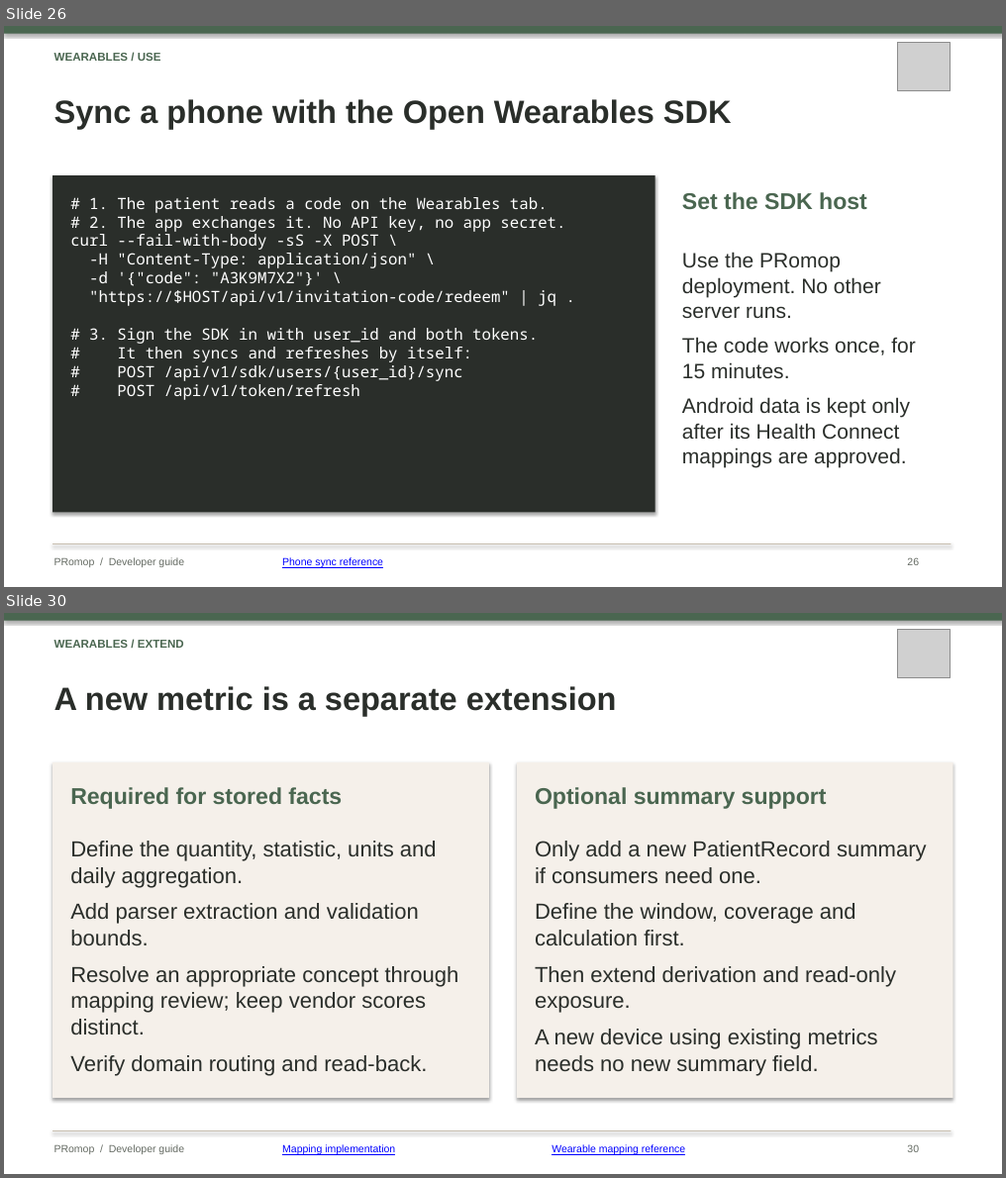
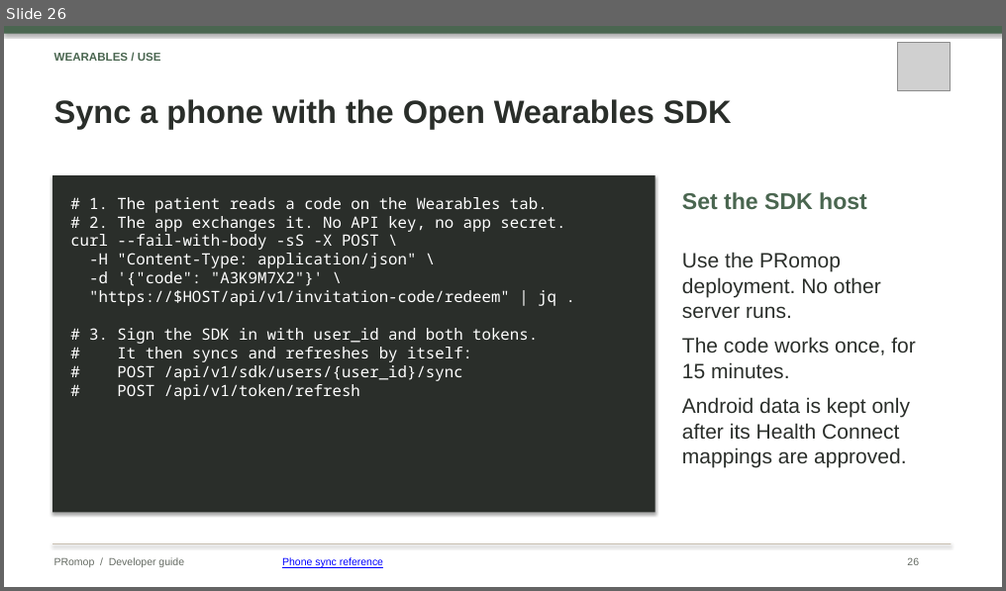
Before and after one commit to healthkey-ai/promop, a slide deck: PRomop_Developer_Guide.pptx. Shown one above the other, each under a label of ours: slides 26 and 30 before the commit, slide 26 after it; the slides between them are not shown. The pictures are 1006x1178 and 1006x591 pixels, drawn with LibreOffice and Linux fonts; fonts in the diff are those of the drawing; grey boxes stand for pictures. Boxes give left, top, right and bottom in pixels: in the first picture for what was removed or moved away, otherwise in the second. Text is boxed around its words. In the diff, an @@ line names an element or a change of style, - is before the commit and + after.

```diff
--- a/PRomop_Developer_Guide.pptx
+++ b/PRomop_Developer_Guide.pptx
@@ slide 30 removed at (4, 613, 1002, 1174), background #FFFFFF @@
@@ rectangle removed at (4, 613, 1002, 621) @@
@@ text removed at (54, 640, 184, 648) @@
-WEARABLES / EXTEND
@@ picture removed at (898, 630, 950, 677) @@
@@ text removed at (54, 686, 617, 716) @@
-A new metric is a separate extension
@@ rectangle removed at (53, 762, 489, 1098) @@
@@ text removed at (70, 787, 342, 809) @@
-Required for stored facts
@@ rectangle removed at (517, 762, 953, 1098) @@
@@ text removed at (535, 787, 827, 809) @@
-Optional summary support
@@ text removed at (70, 841, 459, 1076) @@
-Define the quantity, statistic, units and daily aggregation.
-Add parser extraction and validation bounds.
-Resolve an appropriate concept through mapping review; keep vendor scores distinct.
-Verify domain routing and read-back.
@@ text removed at (535, 841, 927, 1076) @@
-Only add a new PatientRecord summary if consumers need one.
-Define the window, coverage and calculation first.
-Then extend derivation and read-only exposure.
-A new device using existing metrics needs no new summary field.
@@ rectangle removed at (53, 1131, 951, 1132) @@
@@ text removed at (54, 1145, 184, 1155) @@
-PRomop / Developer guide
@@ text removed at (282, 1145, 395, 1156) @@
-Mapping implementation
@@ text removed at (551, 1145, 685, 1156) @@
-Wearable mapping reference
@@ text removed at (907, 1145, 919, 1153) @@
-30
```
Also in this commit, not shown: 5 slides changed, 1 other slide removed.
